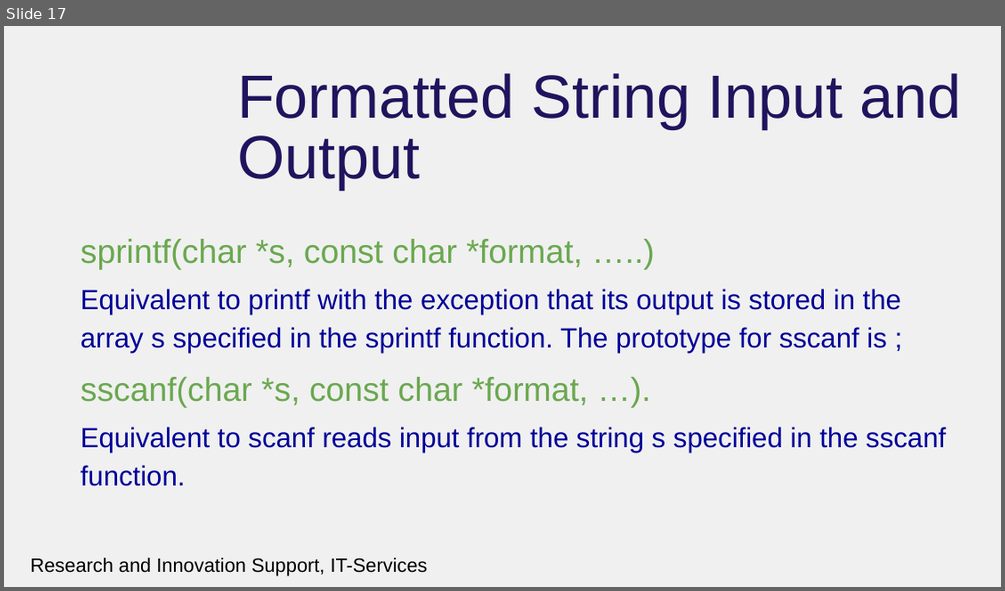
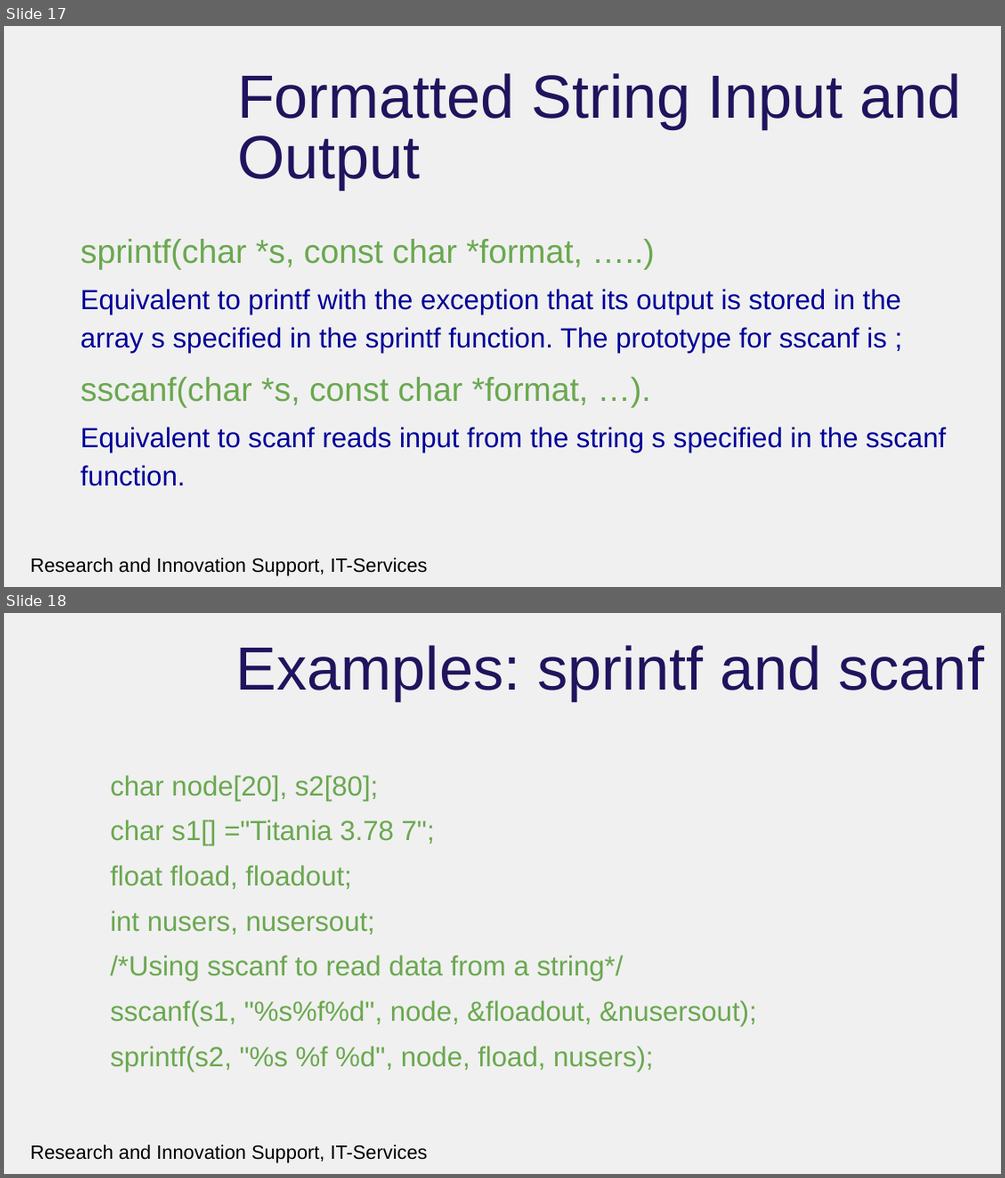
Before and after one commit to rcgsheffield/introc, a slide deck: archive/presentations/FurtherDataTypesandFileProcessing.pptx. Shown one above the other, each under a label of ours: slide 17 before the commit, slides 17 and 18 after it. The pictures are 1005x591 and 1005x1178 pixels, drawn with LibreOffice and Linux fonts; fonts in the diff are those of the drawing; background and template pictures are left out. Boxes give left, top, right and bottom in pixels: in the first picture for what was removed or moved away, otherwise in the second. Text is boxed around its words. In the diff, an @@ line names an element or a change of style, - is before the commit and + after.

Commit message:
update string processing 1  Please enter the commit message for your changes. Lines starting

```diff
--- a/archive/presentations/FurtherDataTypesandFileProcessing.pptx
+++ b/archive/presentations/FurtherDataTypesandFileProcessing.pptx
@@ slide 18 added at (4, 613, 1001, 1174), background #F0F0F0; not listed: 1 template element that a slide beside it also shows @@
@@ title added at (236, 645, 984, 700), 44 pt, text #1F145D @@
+Examples: sprintf and scanf
@@ text added at (110, 775, 757, 1071), 20 pt, text #6AA84F @@
+char node[20], s2[80];
+char s1[] ="Titania 3.78 7";
+float fload, floadout;
+int nusers, nusersout;
+/*Using sscanf to read data from a string*/
+sscanf(s1, "%s%f%d", node, &floadout, &nusersout);
+sprintf(s2, "%s %f %d", node, fload, nusers);
```
Also in this commit, not shown: 10 other slides added, 7 other files.
